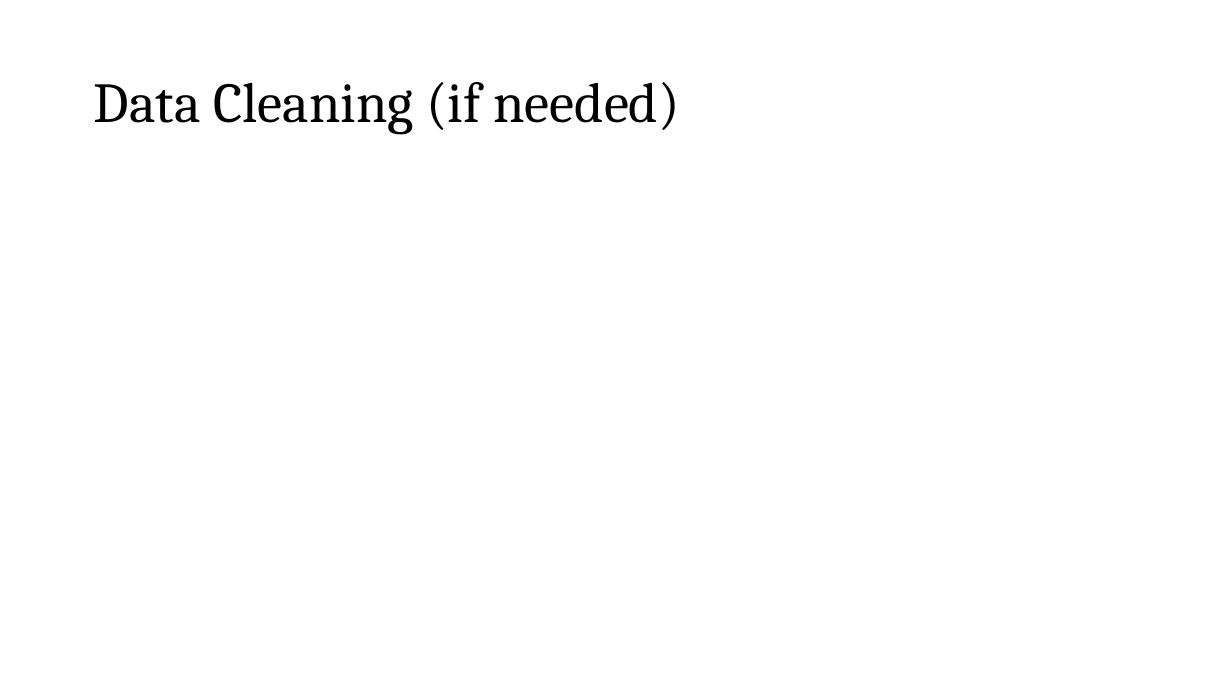
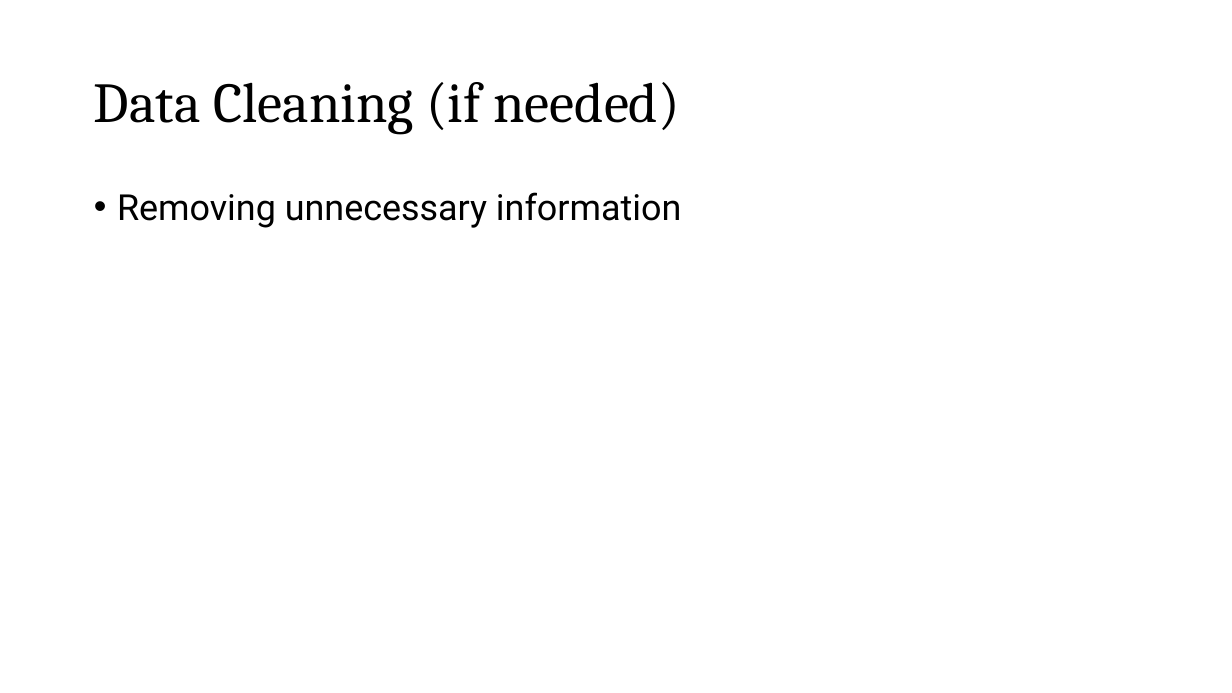
Before and after one commit to tanmoyie/Applied-Statistics, a slide deck: slide 3 of Introduction to Data Visualization with Python.pptx (slide 2 before the commit). Drawn at 1232x693 pixels with LibreOffice and Linux fonts; fonts in the diff are those of the drawing. Boxes give left, top, right and bottom in pixels: in the first picture for what was removed or moved away, otherwise in the second. Text is boxed around its words. In the diff, an @@ line names an element or a change of style, - is before the commit and + after.

```diff
--- a/Introduction to Data Visualization with Python.pptx
+++ b/Introduction to Data Visualization with Python.pptx
@@ text added at (117,192,681,228), 28 pt, text #000000 @@
+• Removing unnecessary information
```
Also in this commit, not shown: 4 slides added, 2 other files.
